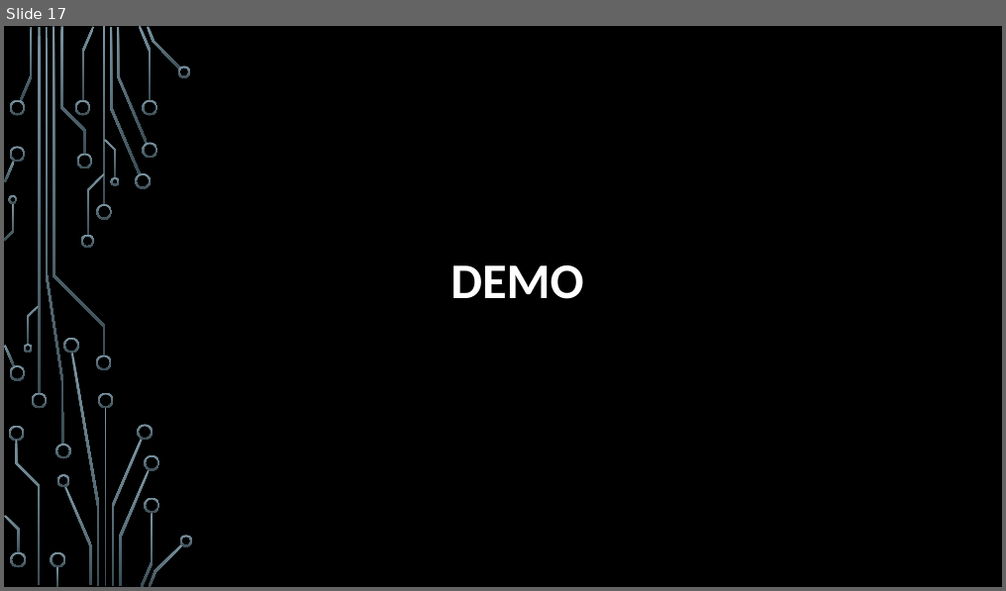
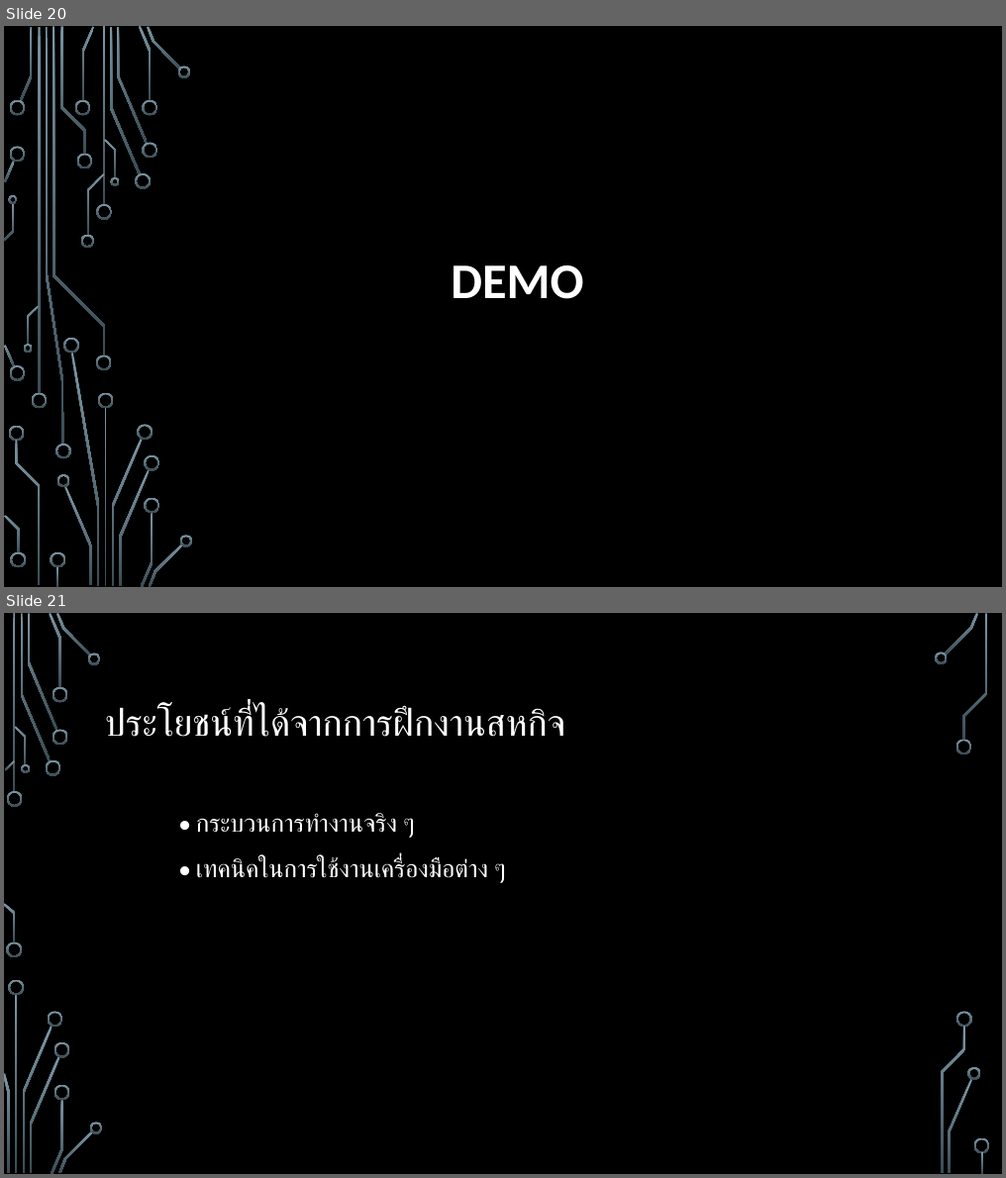
Before and after one commit to MrFermz/leaveAppDoc, a slide deck: Present/master.pptx. Shown one above the other, each under a label of ours: slide 17 before the commit, slides 20 and 21 after it. The pictures are 1006x591 and 1006x1178 pixels, drawn with LibreOffice and Linux fonts; fonts in the diff are those of the drawing; background and template pictures are left out. Boxes give left, top, right and bottom in pixels: in the first picture for what was removed or moved away, otherwise in the second. Text is boxed around its words. In the diff, an @@ line names an element or a change of style, - is before the commit and + after.

```diff
--- a/Present/master.pptx
+++ b/Present/master.pptx
@@ slide 21 added at [4,613,1002,1174], background picture (left out) @@
@@ title added at [105,706,565,737], 36 pt, text #FFFFFF @@
+ประโยชน์ที่ได้จากการฝึกงานสหกิจ
@@ text added at [196,813,505,883], 24 pt, text #FFFFFF @@
+• กระบวนการทำงานจริง ๆ
+• เทคนิคในการใช้งานเครื่องมือต่าง ๆ
@@ group added at [4,613,990,1174]: 33 freeform shapes, 3 rectangles @@
@@ what was slide 17 is now slide 20 @@
```
Also in this commit, not shown: 4 slides changed, 3 other slides added, 8 other files.
